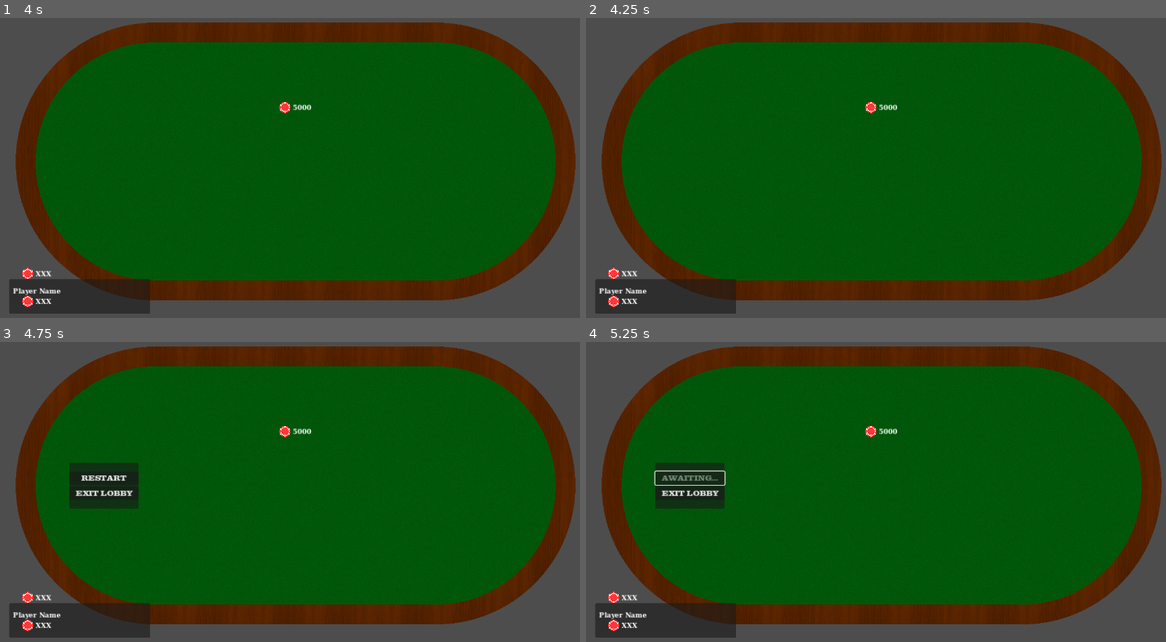
Above: before the commit, frames 1-4 (two rows, left to right).
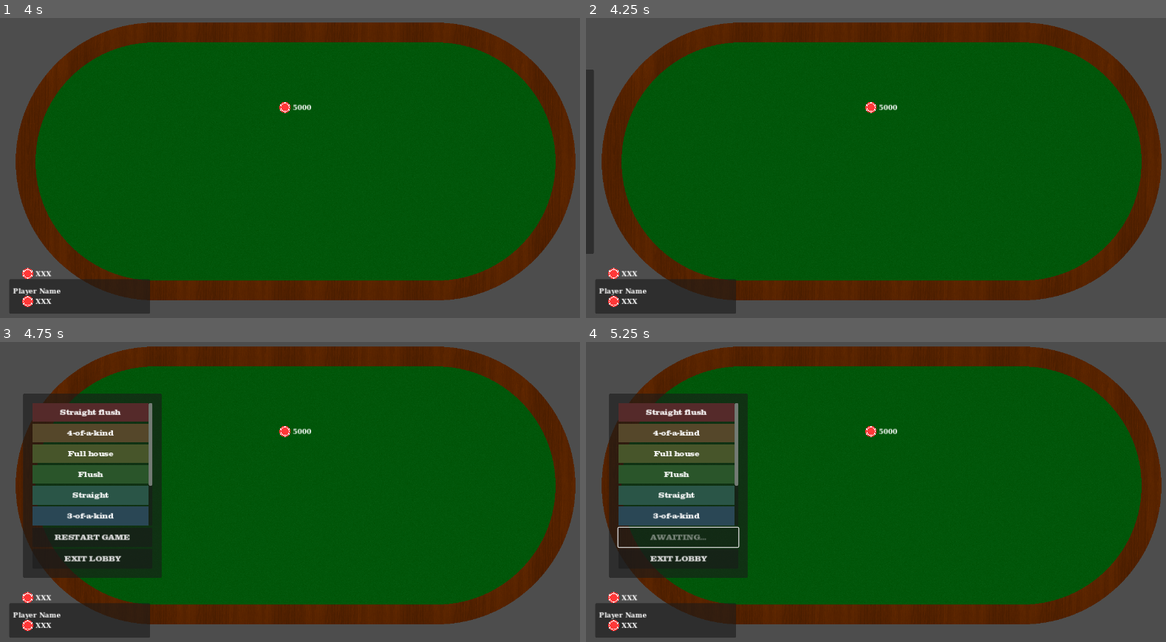
Above: after the commit, the same moments.

Repository: rwilson02/Poker-Party
Game: Godot game, scene res://scenes/Gameplay.tscn
Same seed, same stepped clock (60 frames per second), same inputs: the game is played once before the commit and once after it. This scene is started directly instead of the project's main scene.
Inputs:
- Up to frame 1 (4 s): tap Enter at 0.5, 2, 3.5 s; tap Space at 1.25, 2.75 s
- Up to frame 2 (4.25 s): tap Escape at 4.15 s
- Up to frame 3 (4.75 s): no input
- Up to frame 4 (5.25 s): click "RESTART" (after the commit: "RESTART GAME") at 5 s

Frame 1 is identical in both runs. In frame 2, 0.8% of the frame differs, in the area x 0-2%, y 17-79%; in frame 3, 14%; in frame 4, 14%, in the area x 3-28%, y 17-79%.

Commit message:
menu touchups
- Pause menu has hand rankings
- End screen has player names

Diff:
--- a/scenes/Gameplay.tscn
+++ b/scenes/Gameplay.tscn
@@ -11,6 +11,7 @@
 [ext_resource type="Theme" uid="uid://b4yajy8yajabe" path="res://theming/general.tres" id="6_b6hf0"]
 [ext_resource type="Script" path="res://scripts/ui/menu_manager.gd" id="6_jl3ny"]
 [ext_resource type="AudioStream" uid="uid://b63l3kd6711y2" path="res://audio/sfx/chips shuffle.mp3" id="6_oplt0"]
+[ext_resource type="PackedScene" uid="uid://ct2nwwuqvympr" path="res://scenes/ui/pause_menu.tscn" id="12_d8vuc"]
 
 [sub_resource type="StyleBoxFlat" id="StyleBoxFlat_dp35u"]
 bg_color = Color(0.27451, 0.145098, 0.145098, 1)
@@ -192,9 +193,9 @@
 anchor_top = 0.5
 anchor_right = 0.5
 anchor_bottom = 0.5
-offset_left = -215.0
+offset_left = -250.0
 offset_top = -845.0
-offset_right = 215.0
+offset_right = 250.0
 offset_bottom = -595.0
 grow_horizontal = 2
 grow_vertical = 2
@@ -215,6 +216,22 @@
 vertical_alignment = 1
 uppercase = true
 
+[node name="Ranking" type="RichTextLabel" parent="Menus/End"]
+layout_mode = 1
+anchors_preset = 8
+anchor_left = 0.5
+anchor_top = 0.5
+anchor_right = 0.5
+anchor_bottom = 0.5
+offset_left = -140.0
+offset_top = -47.0
+offset_right = 140.0
+offset_bottom = 28.0001
+grow_horizontal = 2
+grow_vertical = 2
+bbcode_enabled = true
+scroll_active = false
+
 [node name="Message" type="Label" parent="Menus/End"]
 layout_mode = 1
 anchors_preset = 7
@@ -264,33 +281,8 @@
 tooltip_text = "Exit this lobby."
 text = "EXIT LOBBY"
 
-[node name="Pause" type="Panel" parent="Menus"]
-anchors_preset = 4
-anchor_top = 0.5
-anchor_bottom = 0.5
-offset_left = -250.0
-offset_top = -50.0
-offset_right = -100.0
-offset_bottom = 50.0
-grow_vertical = 2
-theme = ExtResource("6_b6hf0")
-
-[node name="VBoxContainer" type="VBoxContainer" parent="Menus/Pause"]
-layout_mode = 1
-anchors_preset = 15
-anchor_right = 1.0
-anchor_bottom = 1.0
-grow_horizontal = 2
-grow_vertical = 2
-alignment = 1
-
-[node name="Restart" type="Button" parent="Menus/Pause/VBoxContainer"]
-visible = false
-layout_mode = 2
-text = "RESTART"
-
-[node name="Exit" type="Button" parent="Menus/Pause/VBoxContainer"]
-layout_mode = 2
-text = "EXIT LOBBY"
+[node name="Pause" parent="Menus" instance=ExtResource("12_d8vuc")]
+offset_left = -350.0
+offset_right = -50.0
 
 [node name="Timer" type="Timer" parent="."]
--- /dev/null
+++ b/scenes/ui/pause_menu.tscn
@@ -0,0 +1,53 @@
+[gd_scene load_steps=3 format=3 uid="uid://ct2nwwuqvympr"]
+
+[ext_resource type="Theme" uid="uid://b4yajy8yajabe" path="res://theming/general.tres" id="1_biwbu"]
+[ext_resource type="Script" path="res://scripts/ui/pause_menu.gd" id="1_ubr7w"]
+
+[node name="pause_menu" type="Panel"]
+anchors_preset = 4
+anchor_top = 0.5
+anchor_bottom = 0.5
+offset_top = -200.0
+offset_right = 300.0
+offset_bottom = 200.0
+grow_vertical = 2
+theme = ExtResource("1_biwbu")
+script = ExtResource("1_ubr7w")
+
+[node name="MarginContainer" type="MarginContainer" parent="."]
+layout_mode = 1
+anchors_preset = 15
+anchor_right = 1.0
+anchor_bottom = 1.0
+grow_horizontal = 2
+grow_vertical = 2
+
+[node name="VBoxContainer" type="VBoxContainer" parent="MarginContainer"]
+layout_mode = 2
+
+[node name="ScrollContainer" type="ScrollContainer" parent="MarginContainer/VBoxContainer"]
+layout_mode = 2
+size_flags_vertical = 3
+size_flags_stretch_ratio = 3.0
+
+[node name="Ranks" type="VBoxContainer" parent="MarginContainer/VBoxContainer/ScrollContainer"]
+unique_name_in_owner = true
+layout_mode = 2
+size_flags_horizontal = 3
+
+[node name="VBoxContainer" type="VBoxContainer" parent="MarginContainer/VBoxContainer"]
+layout_mode = 2
+size_flags_vertical = 3
+
+[node name="Restart" type="Button" parent="MarginContainer/VBoxContainer/VBoxContainer"]
+unique_name_in_owner = true
+visible = false
+layout_mode = 2
+size_flags_vertical = 3
+text = "RESTART GAME"
+
+[node name="Exit" type="Button" parent="MarginContainer/VBoxContainer/VBoxContainer"]
+unique_name_in_owner = true
+layout_mode = 2
+size_flags_vertical = 3
+text = "EXIT LOBBY"
--- /dev/null
+++ b/scenes/ui/pause_ranking_bar.tscn
@@ -0,0 +1,27 @@
+[gd_scene load_steps=3 format=3 uid="uid://dgoxxffojawi6"]
+
+[ext_resource type="Theme" uid="uid://b4yajy8yajabe" path="res://theming/general.tres" id="1_prl3a"]
+
+[sub_resource type="StyleBoxFlat" id="StyleBoxFlat_t1hl1"]
+
+[node name="pause_ranking_bar" type="PanelContainer"]
+offset_right = 197.0
+offset_bottom = 44.0
+size_flags_horizontal = 3
+size_flags_vertical = 3
+theme = ExtResource("1_prl3a")
+theme_override_styles/panel = SubResource("StyleBoxFlat_t1hl1")
+
+[node name="CenterContainer" type="MarginContainer" parent="."]
+layout_mode = 2
+size_flags_horizontal = 4
+size_flags_vertical = 4
+theme_override_constants/margin_left = 30
+theme_override_constants/margin_top = 10
+theme_override_constants/margin_right = 30
+theme_override_constants/margin_bottom = 10
+
+[node name="HandName" type="Label" parent="CenterContainer"]
+unique_name_in_owner = true
+layout_mode = 2
+text = "Straight Flush"
--- a/scripts/ui/menu_manager.gd
+++ b/scripts/ui/menu_manager.gd
@@ -24,7 +24,7 @@
 		end_screen.get_node("HBoxContainer/RestartButton").pressed.connect(func(): do_it_again.emit(true))
 		end_screen.get_node("HBoxContainer/ContinueButton").visible = true
 		end_screen.get_node("HBoxContainer/ContinueButton").pressed.connect(func(): do_it_again.emit(false))
-		var pause_restart: Button = pause.get_node("VBoxContainer/Restart")
+		var pause_restart: Button = pause.get_node("%Restart")
 		pause_restart.visible = true
 		pause_restart.pressed.connect(
 			func():
@@ -34,7 +34,7 @@
 		)
 
 	end_screen.get_node("HBoxContainer/ExitButton").pressed.connect(okay_get_out)
-	pause.get_node("VBoxContainer/Exit").pressed.connect(okay_get_out)
+	pause.get_node("%Exit").pressed.connect(okay_get_out)
 
 func _input(event):
 	if event is InputEventKey:
@@ -86,6 +86,22 @@
 
 @rpc("authority", "call_local", "reliable")
 func show_end_screen():
+	const TEMPLATE = "[center][font_size=24]🥇 %s[/font_size]\n🥈 %s"
+	const THIRD = "\n🥉 %s"
+
+	var players = []
+
+	var get_name = func(id: int):
+		return Netgame.players[id].name
+
+	players.append(get_name.call(Netgame.game_state.active_players[0]))
+	players.append(get_name.call(Netgame.game_state.losers[-1]))
+
+	var end_text = TEMPLATE % [players[0], players[1]]
+	if Netgame.game_state.losers.size() >= 2:
+		end_text += THIRD % get_name.call(Netgame.game_state.losers[-2])
+	end_screen.get_node("Ranking").text = end_text
+
 	toggle_shadow()
 	await animation_complete
 	if Netgame.game_state.active_players.has(multiplayer.get_unique_id()):
@@ -112,7 +128,11 @@
 
 func toggle_pause():
 	if pause_tween == null:
-		var dir = Vector2.RIGHT if not paused else Vector2.LEFT
+		var dir
+		if paused:
+			dir = Vector2.LEFT
+		else:
+			dir = Vector2.RIGHT
 		pause_tween = create_tween()
 		pause_tween.tween_property(pause, "position", pause.position + (400 * dir), 0.5).set_ease(Tween.EASE_OUT)
 		await pause_tween.finished
--- /dev/null
+++ b/scripts/ui/pause_menu.gd
@@ -0,0 +1,106 @@
+extends Panel
+
+const RANKING_BAR = preload("res://scenes/ui/pause_ranking_bar.tscn")
+const RANK_TOOLTIPS = {
+	"5K": "Five cards of the same rank.",
+	"SF": "%s consecutive cards of the same suit.",
+	"4K": "Four cards of the same rank.",
+	"FH": "%s cards of one rank, and two of another.",
+	"FL": "%s cards of the same suit.",
+	"ST": "%s consecutive cards.",
+	"3K": "Three cards of the same rank.",
+	"2P": "Two cards on one rank, and two of another.",
+	"1P": "Two cards of the same rank.",
+	"HC": "The single highest card.",
+	"WH": "The %s lowest cards.",
+	"SW": "The %s lowest cards, all of the same suit.",
+	"CR": "Three cards of one rank, and two of another.",
+	"3P": "Two cards each of three separate ranks.",
+	"2T": "Three cards of one rank, and three of another.",
+	"6K": "Six cards of the same rank."
+}
+const NUM_TO_WORD = {
+#	1: "One",
+#	2: "Two",
+	3: "Three",
+	4: "Four",
+	5: "Five",
+	6: "Six",
+}
+@onready var rank_holder = %Ranks
+
+
+func _ready():
+	Netgame.state_updated.connect(set_up_rankings)
+
+	set_up_rankings()
+
+func set_up_rankings():
+	var RANKS: Dictionary = Rules.RULES.HAND_RANKS
+	var is_low = Rules.RULES.BALL == -1
+	var suits = Rules.RULES.SUITS
+	var cph = Rules.RULES.CARDS_PER_HAND
+
+	var rank_names = RANKS.keys()
+	rank_names.sort_custom(func(a,b): return RANKS[a] > RANKS[b])
+
+	rank_names.erase("")
+	rank_names.erase("AW")
+
+	# Remove changes which are not possible
+	for i in range(cph + 1, 7):
+		rank_names.erase(str(i) + "K")
+	for i in range(suits + 1, 7):
+		rank_names.erase(str(i) + "K")
+	if suits < 3:
+		rank_names.erase("FH")
+		rank_names.erase("CR")
+	if suits < 4 and cph == 6:
+		rank_names.erase("FH")
+
+	# Gametype-dependent
+	if not is_low:
+		rank_names.erase("WH")
+		rank_names.erase("SW")
+	else:
+		rank_names.erase("ST")
+		rank_names.erase("FL")
+		rank_names.erase("SF")
+
+		rank_names.reverse()
+
+	var i = 0.0
+	var x = rank_names.size()
+
+	while rank_holder.get_child_count() > 0:
+		rank_holder.get_child(0).free()
+
+	for n in rank_names:
+		var ranking = RANKING_BAR.instantiate()
+
+		var h = Hand.new([])
+		h.rank = n
+		var full_name = h.get_name().get_slice(" (", 0)
+		ranking.get_node("%HandName").text = full_name
+
+		var t: String = RANK_TOOLTIPS[n]
+		var l = t.find("%s")
+		if l > -1:
+			var s = ""
+			if n == "FH":
+				s = NUM_TO_WORD[cph - 2]
+			else:
+				s = NUM_TO_WORD[cph]
+
+			if l > 0:
+				s = s.to_lower()
+
+			t = t % s
+		ranking.tooltip_text = t
+
+		var y = ranking.get_theme_stylebox("panel").duplicate()
+		y.bg_color = Color.from_hsv(i / x, 0.5, 1 / 3.0)
+		ranking.add_theme_stylebox_override("panel", y)
+		i += 1
+
+		rank_holder.add_child(ranking)
Not shown: 1 places in scenes/Gameplay.tscn that only renumber resources
